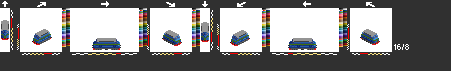
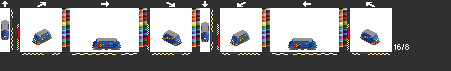
Layers edited between the first and the second 451 × 71 image:
showed "sj5" over [left=1, top=34, right=379, bottom=49]
hid "sj1" over [left=1, top=34, right=379, bottom=49]
